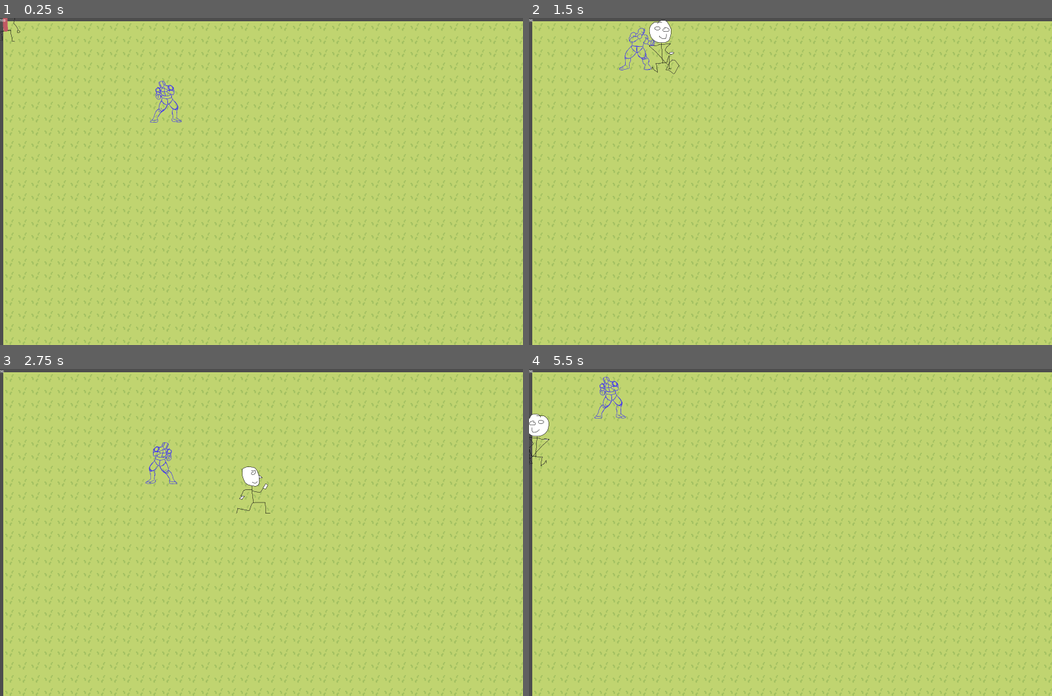
Above: before the commit, frames 1-4 (two rows, left to right).
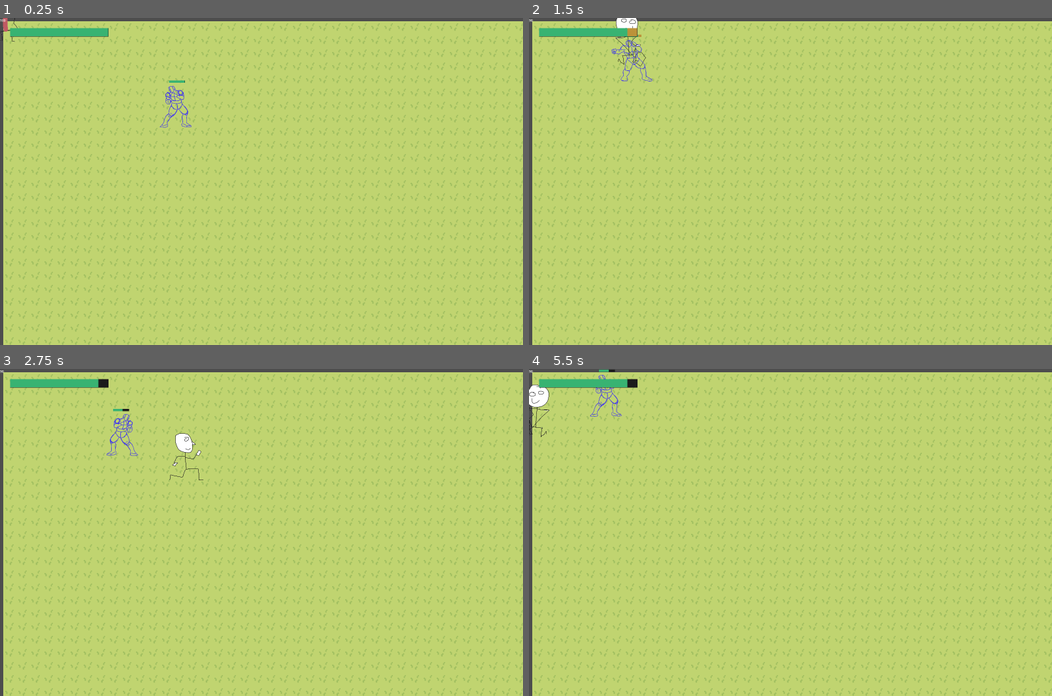
Above: after the commit, the same moments.

Repository: SanudaRanawaka/topdown
Game: Godot game, scene res://Levels/test_level.tscn
Two runs of this game, one before a commit and one after it. Both use one fixed random seed, a clock stepped at 60 frames per second and the inputs below.
Inputs (mouse positions are in pixels of both pictures, inside the frame that each line leads up to):
- Up to frame 1 (0.25 s): no input
- Up to frame 2 (1.5 s): move the mouse to (905, 165) at 0.52 s; hold D (move_right) 0.53-1.28 s; click (905, 165) at 0.6 s; move the mouse to (685, 197) at 1.27 s; hold S (move_down) from 1.28 s (still down); click (685, 197) at 1.35 s
- Up to frame 3 (2.75 s): move the mouse to (313, 460) at 2.02 s; release S (move_down) at 2.03 s; hold D (move_right) from 2.03 s (still down); click (313, 460) at 2.1 s
- Up to frame 4 (5.5 s): move the mouse to (764, 597) at 2.77 s; release D (move_right) at 2.78 s; hold W (move_up) 2.78-3.53 s; click (764, 597) at 2.85 s; move the mouse to (947, 581) at 3.52 s; hold A (move_left) 3.53-5.03 s; click (947, 581) at 3.6 s; move the mouse to (633, 483) at 4.27 s; click (633, 483) at 4.35 s; move the mouse to (816, 532) at 5.02 s; hold S (move_down) from 5.03 s (still down); click (816, 532) at 5.1 s

The runs differ from the first frame. In frame 1, 0.9% of the frame differs, in the area x 1-37%, y 3-34%; in frame 2, 1.3%; in frame 3, 1.4%, in the area x 1-52%, y 3-45%; in frame 4, 1.3%.

Commit message:
hitboxing for player good enough

Diff:
--- a/Characters/enemy.gd
+++ b/Characters/enemy.gd
@@ -1,9 +1,13 @@
 extends CharacterBody2D
 
-@export var move_speed : float = 1
+@export var move_speed : float = 0.75
 @onready var sprite_2d = $Sprite2D
 @onready var animation_tree = $AnimationTree
+@onready var health_bar = $HealthBar
 
+@onready var max_health = 100
+@onready var cur_health = max_health
+var armor = 0
 var cooldown = 1
 var is_attacking = false
 var player = null
@@ -12,6 +16,7 @@
 
 func _ready():
 	animation_tree.active= true
+	health_bar.init_health(100)
 
 func _physics_process(delta):
 	if cooldown >0:
@@ -64,3 +69,14 @@
 
 func _on_range_body_entered(body):
 	body.apply_damage(10)
+
+func apply_damage(amount):
+	if(armor>0):
+		amount = amount * ((100-armor)*0.01)
+	if(cur_health > amount):
+		cur_health -= amount
+		health_bar._set_health(cur_health)
+	else:
+		cur_health = 0
+		health_bar._set_health(0)
+		queue_free()
--- a/Characters/enemy.tscn
+++ b/Characters/enemy.tscn
@@ -1,7 +1,8 @@
-[gd_scene load_steps=37 format=3 uid="uid://4e8pfuauopab"]
+[gd_scene load_steps=38 format=3 uid="uid://4e8pfuauopab"]
 
 [ext_resource type="Script" path="res://Characters/enemy.gd" id="1_2g0ci"]
 [ext_resource type="Texture2D" uid="uid://y3vr5ue6dlyu" path="res://Assets/ryu punch.png" id="1_bwwdo"]
+[ext_resource type="PackedScene" uid="uid://8fy4at31o7y6" path="res://health_bar.tscn" id="3_rtoa7"]
 
 [sub_resource type="AnimationNodeAnimation" id="AnimationNodeAnimation_2iwr3"]
 animation = &"attack"
@@ -261,9 +262,15 @@
 position = Vector2(134.5, 27)
 shape = SubResource("RectangleShape2D_432rr")
 
-[node name="hitBox" type="CollisionShape2D" parent="."]
+[node name="HurtBox" type="CollisionShape2D" parent="."]
 position = Vector2(113.5, 52)
 shape = SubResource("RectangleShape2D_io4x1")
+
+[node name="HealthBar" parent="." instance=ExtResource("3_rtoa7")]
+offset_left = -46.0
+offset_top = -452.0
+offset_right = 265.0
+offset_bottom = -409.0
 
 [connection signal="animation_finished" from="AnimationTree" to="." method="_on_animation_tree_animation_finished"]
 [connection signal="body_entered" from="Range" to="." method="_on_range_body_entered"]
--- a/Characters/player.gd
+++ b/Characters/player.gd
@@ -20,22 +20,28 @@
 	emit_signal("update_health", cur_health)
 
 func _physics_process(delta):
-	if Input.is_action_just_pressed("basic_attack"):
-		move_speed = move_speed/8
-		animation_tree.get("parameters/playback").travel("basic_attack")
-		is_attacking = true
+
+	if is_attacking:
+		move_speed = 25000
+	else:
+		move_speed = 50000
 
 	var input_direction = Vector2(
 	Input.get_action_strength("move_right")- Input.get_action_strength("move_left"),
 	Input.get_action_strength("move_down")- Input.get_action_strength("move_up")
 	).normalized()
 
+	if Input.is_action_just_pressed("basic_attack"):
+		animation_tree.get("parameters/playback").travel("basic_attack")
+		is_attacking = true
+		position += input_direction*10
+
 	if is_attacking == false:
 		if(input_direction.x < 0):
-			sprite_2d.flip_h = true
+			sprite_2d.scale.x = -1.1
 		elif(input_direction.x > 0):
-			sprite_2d.flip_h = false
-		velocity = input_direction*move_speed*delta
+			sprite_2d.scale.x = 1.1
+		#velocity = input_direction*move_speed*delta
 
 		if (input_direction == Vector2.ZERO):
 			animation_tree.get("parameters/playback").travel("idle")
@@ -45,12 +51,12 @@
 			animation_tree.set("parameters/idle/BlendSpace2D/blend_position", input_direction)
 			animation_tree.set("parameters/walk/BlendSpace2D/blend_position", input_direction)
 			animation_tree.set("parameters/basic_attack/BlendSpace2D/blend_position", input_direction)
+	velocity = input_direction*move_speed*delta
 	move_and_slide()
 
 func _on_animation_tree_animation_finished(anim_name):
 	if "attack" in anim_name:
 		is_attacking = false
-		move_speed = move_speed*2
 
 func apply_damage(amount):
 	if(armor>0):
@@ -74,3 +80,7 @@
 	Engine.time_scale = 1.0
 	get_tree().reload_current_scene()
 	print("Revived")
+
+
+func _on_hit_box_body_entered(body):
+	body.apply_damage(20)
--- a/Characters/player.tscn
+++ b/Characters/player.tscn
@@ -1,7 +1,10 @@
-[gd_scene load_steps=43 format=3 uid="uid://6n1yf4i04di1"]
+[gd_scene load_steps=44 format=3 uid="uid://6n1yf4i04di1"]
 
 [ext_resource type="Script" path="res://Characters/player.gd" id="1_4vq2i"]
 [ext_resource type="Texture2D" uid="uid://d0bvhkworp8to" path="res://Assets/SHEET2.png" id="2_qmgrk"]
+
+[sub_resource type="RectangleShape2D" id="RectangleShape2D_ngilh"]
+size = Vector2(200, 186.001)
 
 [sub_resource type="RectangleShape2D" id="RectangleShape2D_8y8ux"]
 size = Vector2(194, 411)
@@ -144,6 +147,30 @@
 "update": 1,
 "values": [5]
 }
+tracks/1/type = "value"
+tracks/1/imported = false
+tracks/1/enabled = true
+tracks/1/path = NodePath("../Sprite2D/HitBox/CollisionShape2D:disabled")
+tracks/1/interp = 1
+tracks/1/loop_wrap = true
+tracks/1/keys = {
+"times": PackedFloat32Array(0),
+"transitions": PackedFloat32Array(1),
+"update": 1,
+"values": [false]
+}
+tracks/2/type = "value"
+tracks/2/imported = false
+tracks/2/enabled = true
+tracks/2/path = NodePath("../Sprite2D/HitBox/CollisionShape2D:position")
+tracks/2/interp = 1
+tracks/2/loop_wrap = true
+tracks/2/keys = {
+"times": PackedFloat32Array(0),
+"transitions": PackedFloat32Array(1),
+"update": 0,
+"values": [Vector2(74.2501, -89.0007)]
+}
 
 [sub_resource type="Animation" id="Animation_yo7rt"]
 resource_name = "attack_back"
@@ -160,6 +187,30 @@
 "update": 1,
 "values": [7]
 }
+tracks/1/type = "value"
+tracks/1/imported = false
+tracks/1/enabled = true
+tracks/1/path = NodePath("../Sprite2D/HitBox/CollisionShape2D:position")
+tracks/1/interp = 1
+tracks/1/loop_wrap = true
+tracks/1/keys = {
+"times": PackedFloat32Array(0),
+"transitions": PackedFloat32Array(1),
+"update": 0,
+"values": [Vector2(139, -292)]
+}
+tracks/2/type = "value"
+tracks/2/imported = false
+tracks/2/enabled = true
+tracks/2/path = NodePath("../Sprite2D/HitBox/CollisionShape2D:disabled")
+tracks/2/interp = 1
+tracks/2/loop_wrap = true
+tracks/2/keys = {
+"times": PackedFloat32Array(0, 0.4),
+"transitions": PackedFloat32Array(1, 1),
+"update": 1,
+"values": [false, true]
+}
 
 [sub_resource type="Animation" id="Animation_xuxq4"]
 resource_name = "attack_front"
@@ -176,6 +227,30 @@
 "update": 1,
 "values": [6]
 }
+tracks/1/type = "value"
+tracks/1/imported = false
+tracks/1/enabled = true
+tracks/1/path = NodePath("../Sprite2D/HitBox/CollisionShape2D:position")
+tracks/1/interp = 1
+tracks/1/loop_wrap = true
+tracks/1/keys = {
+"times": PackedFloat32Array(0),
+"transitions": PackedFloat32Array(1),
+"update": 0,
+"values": [Vector2(155, 152)]
+}
+tracks/2/type = "value"
+tracks/2/imported = false
+tracks/2/enabled = true
+tracks/2/path = NodePath("../Sprite2D/HitBox/CollisionShape2D:disabled")
+tracks/2/interp = 1
+tracks/2/loop_wrap = true
+tracks/2/keys = {
+"times": PackedFloat32Array(0, 0.4),
+"transitions": PackedFloat32Array(1, 1),
+"update": 1,
+"values": [false, true]
+}
 
 [sub_resource type="Animation" id="Animation_brofa"]
 resource_name = "attack_side"
@@ -192,6 +267,30 @@
 "update": 1,
 "values": [8]
 }
+tracks/1/type = "value"
+tracks/1/imported = false
+tracks/1/enabled = true
+tracks/1/path = NodePath("../Sprite2D/HitBox/CollisionShape2D:disabled")
+tracks/1/interp = 1
+tracks/1/loop_wrap = true
+tracks/1/keys = {
+"times": PackedFloat32Array(0, 0.4),
+"transitions": PackedFloat32Array(1, 1),
+"update": 1,
+"values": [false, true]
+}
+tracks/2/type = "value"
+tracks/2/imported = false
+tracks/2/enabled = true
+tracks/2/path = NodePath("../Sprite2D/HitBox/CollisionShape2D:position")
+tracks/2/interp = 1
+tracks/2/loop_wrap = true
+tracks/2/keys = {
+"times": PackedFloat32Array(0),
+"transitions": PackedFloat32Array(1),
+"update": 0,
+"values": [Vector2(265, -87)]
+}
 
 [sub_resource type="Animation" id="Animation_mqsje"]
 resource_name = "idle_back"
@@ -225,6 +324,18 @@
 "transitions": PackedFloat32Array(1, 1, 1),
 "update": 1,
 "values": [0, 9, 0]
+}
+tracks/1/type = "value"
+tracks/1/imported = false
+tracks/1/enabled = true
+tracks/1/path = NodePath("../Sprite2D/HitBox/CollisionShape2D:disabled")
+tracks/1/interp = 1
+tracks/1/loop_wrap = true
+tracks/1/keys = {
+"times": PackedFloat32Array(0),
+"transitions": PackedFloat32Array(1),
+"update": 1,
+"values": [true]
 }
 
 [sub_resource type="Animation" id="Animation_g7hm0"]
@@ -317,11 +428,23 @@
 vframes = 4
 frame = 5
 
+[node name="HitBox" type="Area2D" parent="Sprite2D"]
+position = Vector2(-56.3636, 31.8182)
+scale = Vector2(0.909091, 0.909091)
+collision_mask = 2
+input_pickable = false
+monitorable = false
+
+[node name="CollisionShape2D" type="CollisionShape2D" parent="Sprite2D/HitBox"]
+position = Vector2(74.2501, -89.0007)
+shape = SubResource("RectangleShape2D_ngilh")
+
 [node name="CollisionShape2D" type="CollisionShape2D" parent="."]
 position = Vector2(68, 8)
 shape = SubResource("RectangleShape2D_8y8ux")
 
 [node name="AnimationTree" type="AnimationTree" parent="."]
+active = false
 root_node = NodePath(".")
 tree_root = SubResource("AnimationNodeStateMachine_7du7v")
 anim_player = NodePath("../AnimationPlayer")
@@ -339,5 +462,6 @@
 
 [node name="Timer" type="Timer" parent="."]
 
+[connection signal="body_entered" from="Sprite2D/HitBox" to="." method="_on_hit_box_body_entered"]
 [connection signal="animation_finished" from="AnimationTree" to="." method="_on_animation_tree_animation_finished"]
 [connection signal="timeout" from="Timer" to="." method="_on_timer_timeout"]
--- /dev/null
+++ b/HealthBar.gd
@@ -0,0 +1,31 @@
+extends ProgressBar
+@onready var timer = $Timer
+@onready var damage_bar = $DamageBar
+
+var health = 0 : set = _set_health
+
+
+# Called when the node enters the scene tree for the first time.
+func init_health(_health):
+	health =_health
+	max_value = health
+	value = health
+	damage_bar.max_value = health
+	damage_bar.value = health
+
+
+# Called every frame. 'delta' is the elapsed time since the previous frame.
+func _set_health(new_health):
+	var prev_health = health
+	health =  min(max_value, new_health)
+	value = health
+	if health <= 0:
+		queue_free()
+	if health < prev_health:
+		timer.start()
+	else:
+		damage_bar.value = health
+
+
+func _on_timer_timeout():
+	damage_bar.value = health
--- a/Levels/CanvasLayer.gd
+++ b/Levels/CanvasLayer.gd
@@ -1,6 +1,6 @@
 extends CanvasLayer
 class_name UI
-
+@onready var health_bar = $Control/HealthBar
 @onready var hp_label = %Label
 
 var hp = 100:
@@ -10,9 +10,12 @@
 
 func _ready():
 	_update_hp_label()
+	health_bar.init_health(hp)
 
 func _update_hp_label():
 	hp_label.text = str(hp)
+	if hp >= 0:
+		health_bar._set_health(hp)
 
 func _on_update_health(amount) -> void:
 	if amount:
--- /dev/null
+++ b/health_bar.tscn
@@ -0,0 +1,49 @@
+[gd_scene load_steps=6 format=3 uid="uid://8fy4at31o7y6"]
+
+[ext_resource type="Script" path="res://HealthBar.gd" id="1_ln5mm"]
+
+[sub_resource type="StyleBoxEmpty" id="StyleBoxEmpty_32uaw"]
+
+[sub_resource type="StyleBoxFlat" id="StyleBoxFlat_m6gyu"]
+bg_color = Color(0.221204, 0.701496, 0.446285, 1)
+
+[sub_resource type="StyleBoxFlat" id="StyleBoxFlat_u33ea"]
+bg_color = Color(0.105614, 0.105614, 0.105614, 1)
+expand_margin_left = 1.0
+expand_margin_top = 1.0
+expand_margin_right = 1.0
+expand_margin_bottom = 1.0
+shadow_color = Color(0, 0, 0, 0.27451)
+shadow_offset = Vector2(0, 1)
+
+[sub_resource type="StyleBoxFlat" id="StyleBoxFlat_ptd1u"]
+bg_color = Color(0.738273, 0.571619, 0.222003, 1)
+
+[node name="HealthBar" type="ProgressBar"]
+z_index = 1
+offset_right = 240.0
+offset_bottom = 27.0
+theme_override_styles/background = SubResource("StyleBoxEmpty_32uaw")
+theme_override_styles/fill = SubResource("StyleBoxFlat_m6gyu")
+value = 60.0
+show_percentage = false
+script = ExtResource("1_ln5mm")
+
+[node name="DamageBar" type="ProgressBar" parent="."]
+z_index = -1
+layout_mode = 1
+anchors_preset = 15
+anchor_right = 1.0
+anchor_bottom = 1.0
+grow_horizontal = 2
+grow_vertical = 2
+theme_override_styles/background = SubResource("StyleBoxFlat_u33ea")
+theme_override_styles/fill = SubResource("StyleBoxFlat_ptd1u")
+value = 80.0
+show_percentage = false
+
+[node name="Timer" type="Timer" parent="."]
+wait_time = 0.4
+one_shot = true
+
+[connection signal="timeout" from="Timer" to="." method="_on_timer_timeout"]
--- a/ui.tscn
+++ b/ui.tscn
@@ -1,6 +1,7 @@
-[gd_scene load_steps=2 format=3 uid="uid://dhpo2pj6a2lyb"]
+[gd_scene load_steps=3 format=3 uid="uid://dhpo2pj6a2lyb"]
 
 [ext_resource type="Script" path="res://Levels/CanvasLayer.gd" id="1_y5ie6"]
+[ext_resource type="PackedScene" uid="uid://8fy4at31o7y6" path="res://health_bar.tscn" id="2_vnsu0"]
 
 [node name="UI" type="CanvasLayer"]
 script = ExtResource("1_y5ie6")
@@ -30,3 +31,13 @@
 [node name="Label" type="Label" parent="Control/MarginContainer/VBoxContainer/HBoxContainer"]
 unique_name_in_owner = true
 layout_mode = 2
+
+[node name="HealthBar" parent="Control" instance=ExtResource("2_vnsu0")]
+layout_mode = 1
+anchors_preset = 10
+anchor_right = 1.0
+offset_left = 50.0
+offset_top = 50.0
+offset_right = -2030.0
+offset_bottom = 90.0
+grow_horizontal = 2
